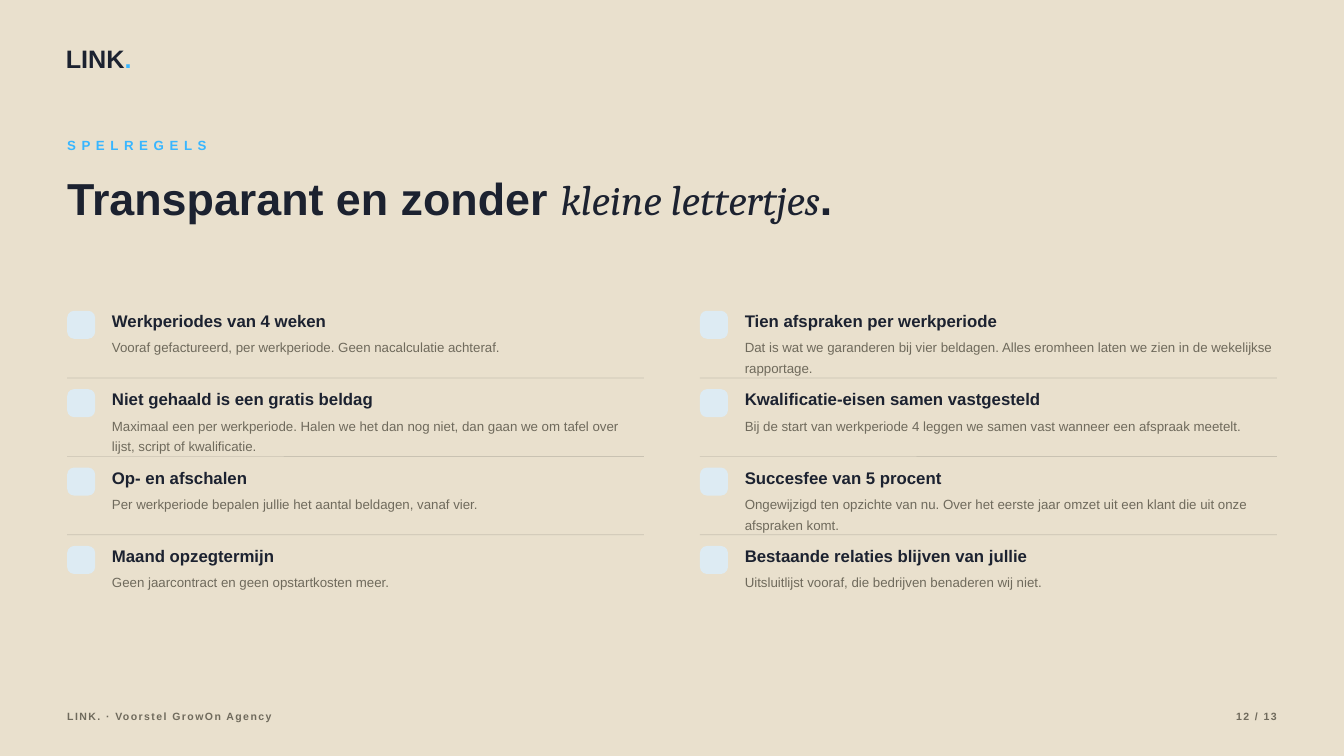
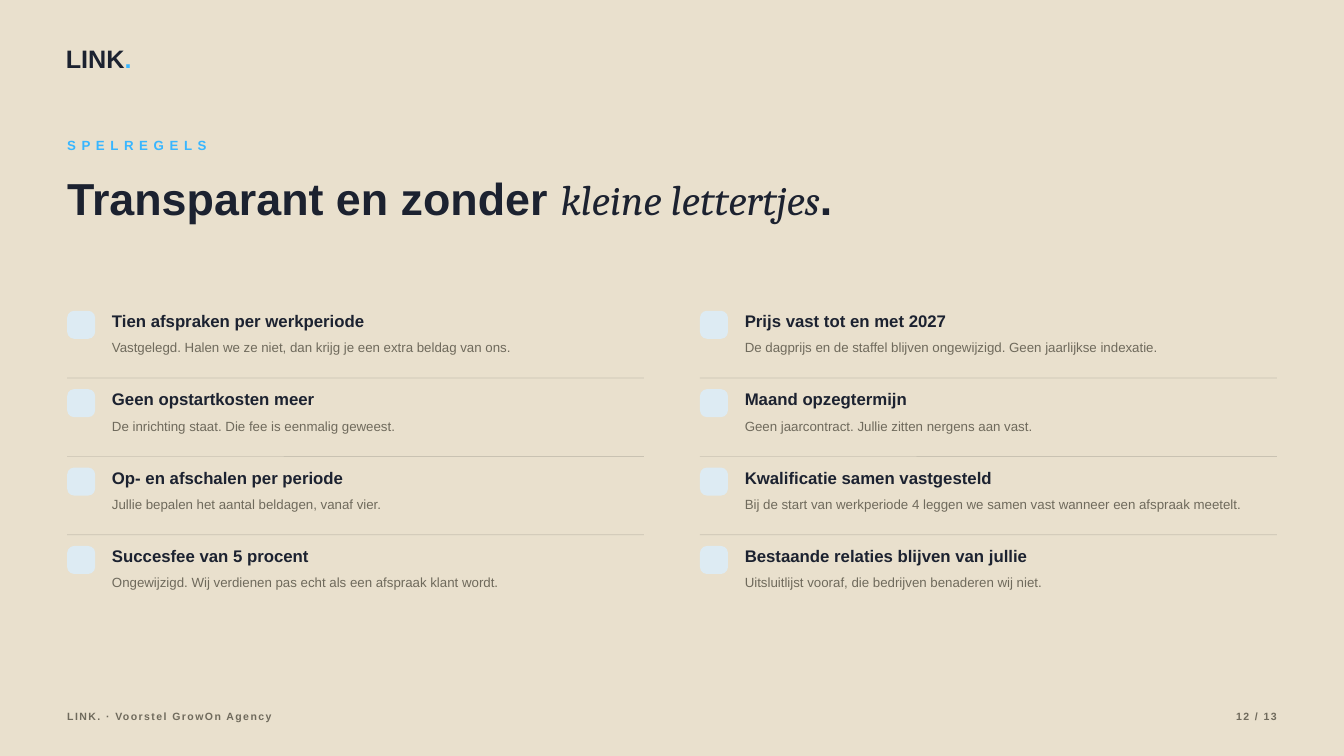
Before and after one commit to hens-lang/Test, a slide deck: slide 12 of output/LINK. voorstel GrowOn Agency.pptx. Drawn at 1344x756 pixels with LibreOffice and Linux fonts; fonts in the diff are those of the drawing; background and template pictures are left out. Boxes give left, top, right and bottom in pixels: in the first picture for what was removed or moved away, otherwise in the second. Text is boxed around its words. In the diff, an @@ line names an element or a change of style, - is before the commit and + after.

```diff
--- a/output/LINK. voorstel GrowOn Agency.pptx
+++ b/output/LINK. voorstel GrowOn Agency.pptx
@@ text at (x1=112, y1=315, x2=364, y2=331): text changed @@
-Werkperiodes van 4 weken
+Tien afspraken per werkperiode
@@ text at (x1=745, y1=315, x2=946, y2=331): text changed @@
-Tien afspraken per werkperiode
+Prijs vast tot en met 2027
@@ text at (x1=112, y1=342, x2=510, y2=355): text changed @@
-Vooraf gefactureerd, per werkperiode. Geen nacalculatie achteraf.
+Vastgelegd. Halen we ze niet, dan krijg je een extra beldag van ons.
@@ text at (x1=745, y1=342, x2=1158, y2=355): text changed @@
-Dat is wat we garanderen bij vier beldagen. Alles eromheen laten we zien in de wekelijkse rapportage.
+De dagprijs en de staffel blijven ongewijzigd. Geen jaarlijkse indexatie.
@@ text at (x1=112, y1=393, x2=314, y2=409): text changed @@
-Niet gehaald is een gratis beldag
+Geen opstartkosten meer
@@ text at (x1=745, y1=393, x2=907, y2=409): text changed @@
-Kwalificatie-eisen samen vastgesteld
+Maand opzegtermijn
@@ text at (x1=112, y1=421, x2=395, y2=434): text changed @@
-Maximaal een per werkperiode. Halen we het dan nog niet, dan gaan we om tafel over lijst, script of kwalificatie.
+De inrichting staat. Die fee is eenmalig geweest.
@@ text added at (x1=745, y1=421, x2=1032, y2=434), 9.5 pt, text #6F6A5C @@
+Geen jaarcontract. Jullie zitten nergens aan vast.
@@ text at (x1=112, y1=472, x2=343, y2=488): text changed @@
-Op- en afschalen
+Op- en afschalen per periode
@@ text at (x1=745, y1=472, x2=991, y2=488): text changed @@
-Succesfee van 5 procent
+Kwalificatie samen vastgesteld
@@ text at (x1=112, y1=499, x2=381, y2=512): text changed @@
-Per werkperiode bepalen jullie het aantal beldagen, vanaf vier.
+Jullie bepalen het aantal beldagen, vanaf vier.
@@ text "Bij de start van werkperiode ..." moved from (x1=745, y1=421, x2=1241, y2=434) to (x1=745, y1=499, x2=1241, y2=512) @@
@@ text removed at (x1=745, y1=499, x2=1247, y2=533) @@
-Ongewijzigd ten opzichte van nu. Over het eerste jaar omzet uit een klant die uit onze afspraken komt.
@@ text at (x1=112, y1=550, x2=308, y2=566): text changed @@
-Maand opzegtermijn
+Succesfee van 5 procent
@@ text at (x1=112, y1=577, x2=498, y2=590): text changed @@
-Geen jaarcontract en geen opstartkosten meer.
+Ongewijzigd. Wij verdienen pas echt als een afspraak klant wordt.
```
Also in this commit, not shown: 4 other slides changed, 8 other files.
